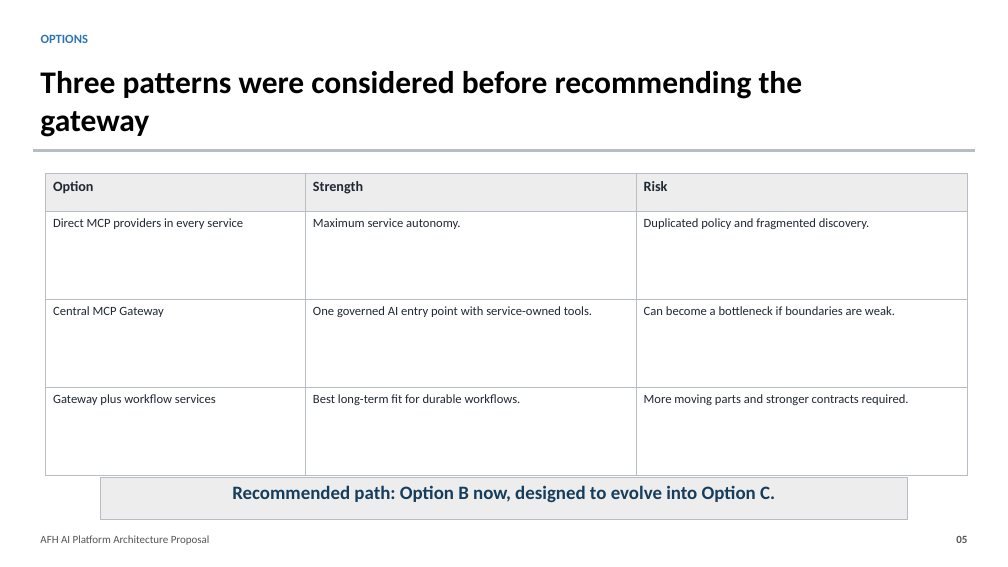
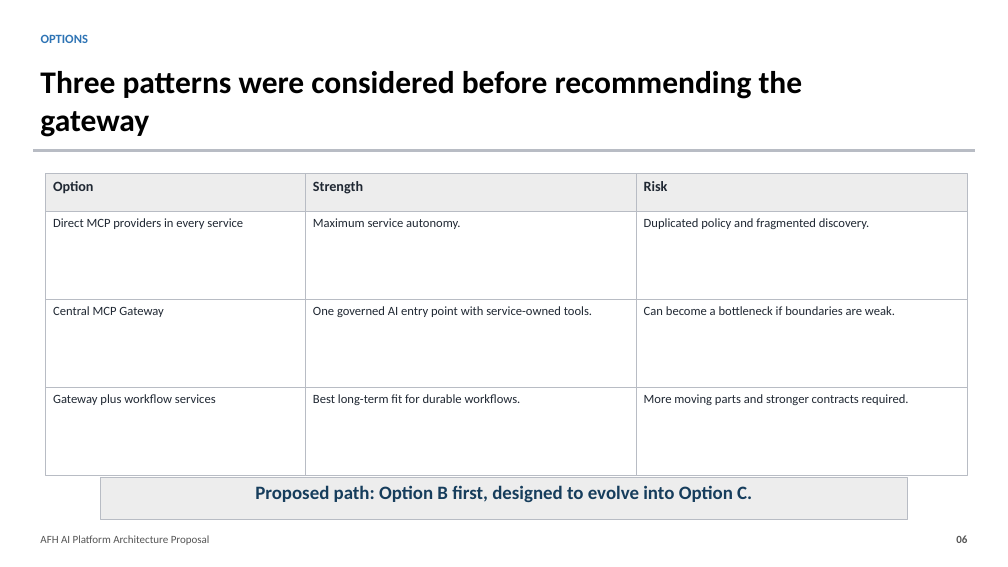
Before and after one commit to ikebotch/afh-booking-function-app, a slide deck: slide 6 of docs/AFH_AI_Platform_Architecture_Proposal.pptx (slide 5 before the commit). Drawn at 1008x567 pixels with LibreOffice and Linux fonts; fonts in the diff are those of the drawing. Boxes give left, top, right and bottom in pixels: in the first picture for what was removed or moved away, otherwise in the second. Text is boxed around its words. In the diff, an @@ line names an element or a change of style, - is before the commit and + after.

```diff
--- a/docs/AFH_AI_Platform_Architecture_Proposal.pptx
+++ b/docs/AFH_AI_Platform_Architecture_Proposal.pptx
@@ text in rectangle at (255, 485, 752, 502): text changed @@
-Recommended path: Option B now, designed to evolve into Option C.
+Proposed path: Option B first, designed to evolve into Option C.
@@ text at (956, 535, 967, 543): text changed @@
-05
+06
```
Also in this commit, not shown: 11 other slides changed, 2 slides added, 1 other file.
